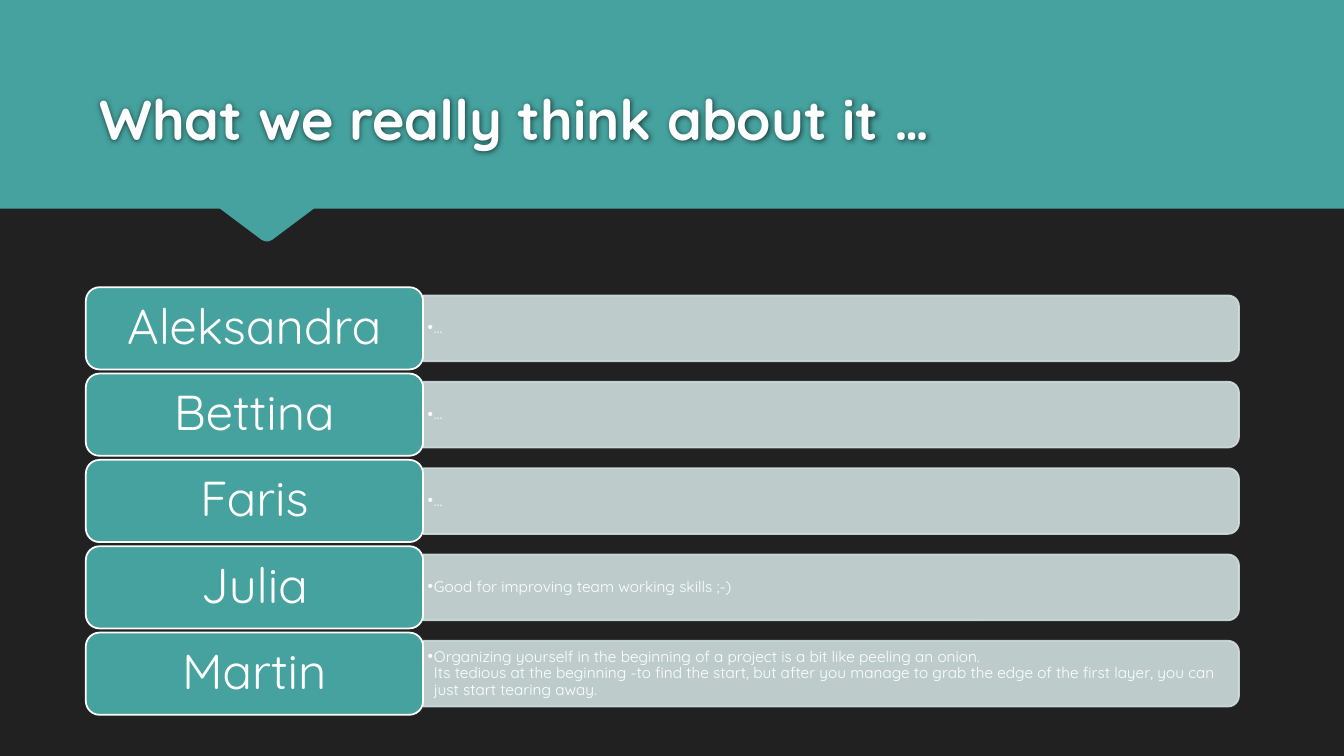
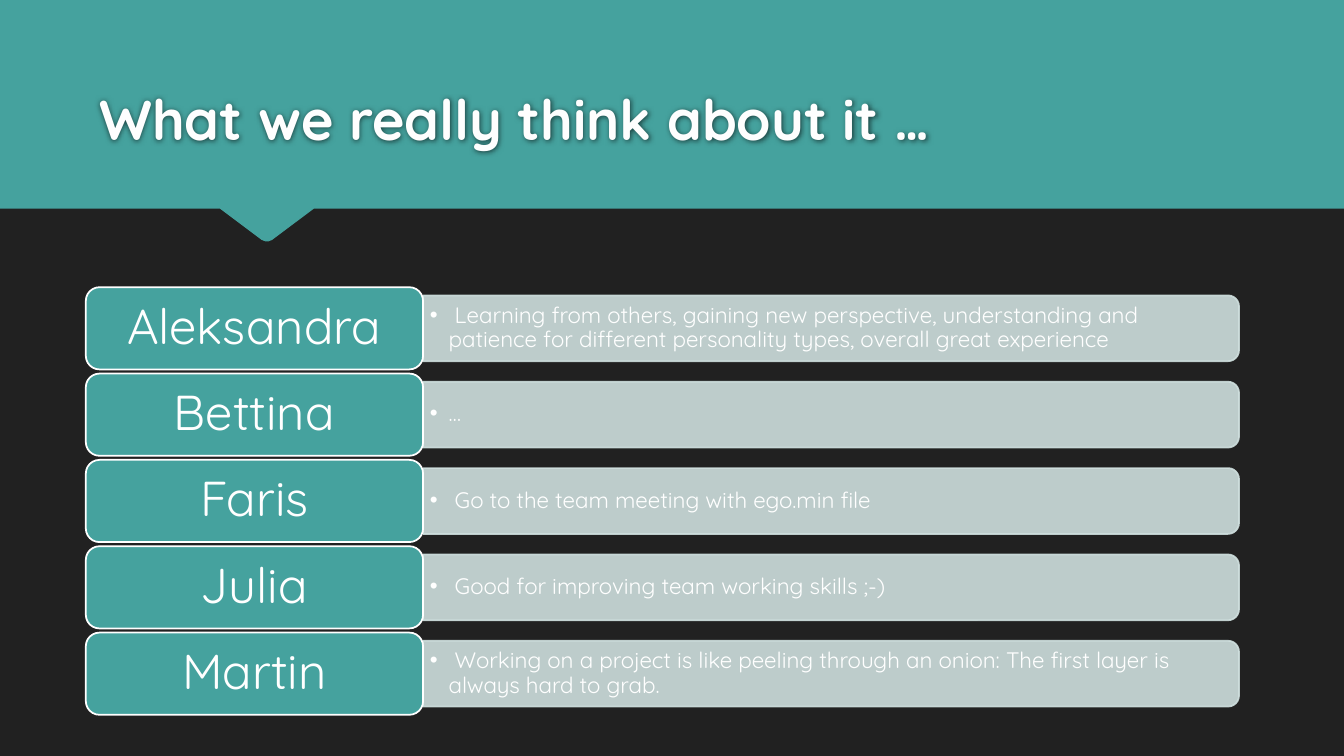
Before and after one commit to codefactorygit/FE12-Team7, a slide deck: slide 7 of Presentation_Team_7.pptx (slide 6 before the commit). Drawn at 1344x756 pixels with LibreOffice and Linux fonts; fonts in the diff are those of the drawing. Boxes give left, top, right and bottom in pixels: in the first picture for what was removed or moved away, otherwise in the second. Text is boxed around its words. In the diff, an @@ line names an element or a change of style, - is before the commit and + after.

Commit message:
presentation

```diff
--- a/Presentation_Team_7.pptx
+++ b/Presentation_Team_7.pptx
@@ text removed at [423, 298, 1236, 358] @@
-  • …
@@ text added at [449, 307, 1138, 351], 16 pt, text #FFFFFF @@
+  • Learning from others, gaining new perspective, understanding and patience for different personality types, overall great experience
@@ text "…" at [423, 385, 1236, 445]: size 11 to 16 pt; indent changed @@
@@ text removed at [423, 472, 1236, 531] @@
-  • …
@@ text added at [455, 492, 871, 512], 16 pt, text #FFFFFF @@
+  • Go to the team meeting with ego.min file
@@ text "Good for improving team working ..." at [455, 578, 858, 598]: size 11 to 16 pt; indent changed @@
@@ text at [449, 652, 1169, 697]: text changed; size 11 to 16 pt @@
-  • Organizing yourself in the beginning of a project is a bit like peeling an onion.
-    Its tedious at the beginning -to find the start, but after you manage to grab the edge of the first layer, you can just start tearing away.
+  • Working on a project is like peeling through an onion: The first layer is always hard to grab.
```
Also in this commit, not shown: 1 other slide changed, 1 slide added, 1 other file.
